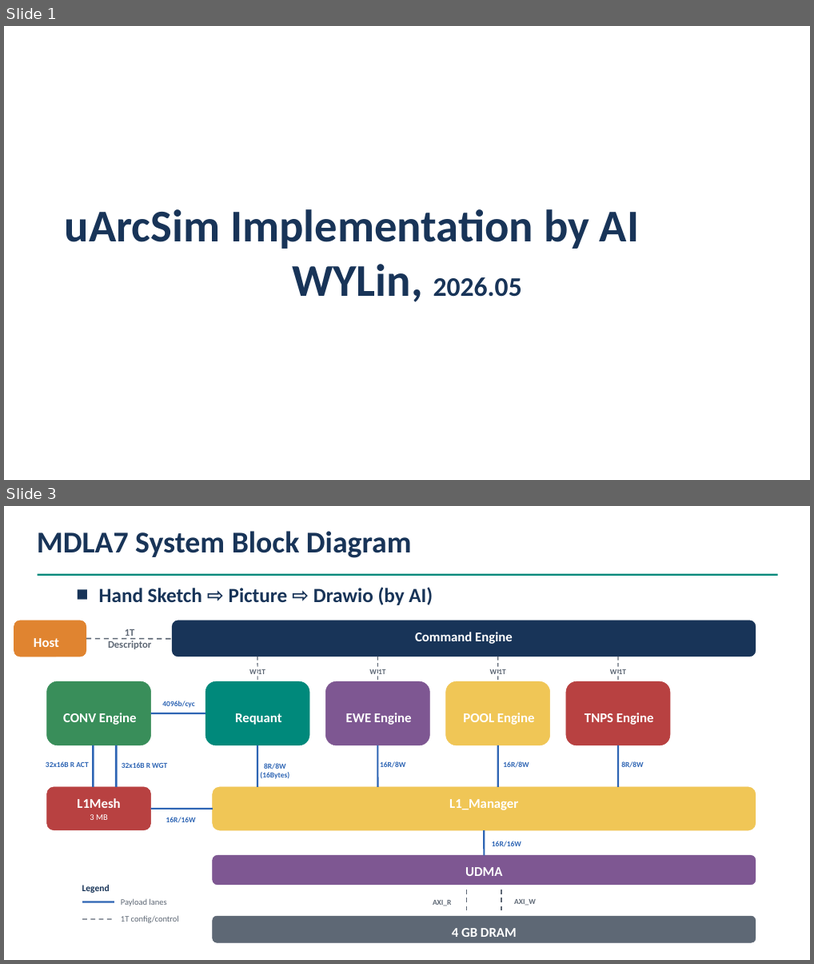
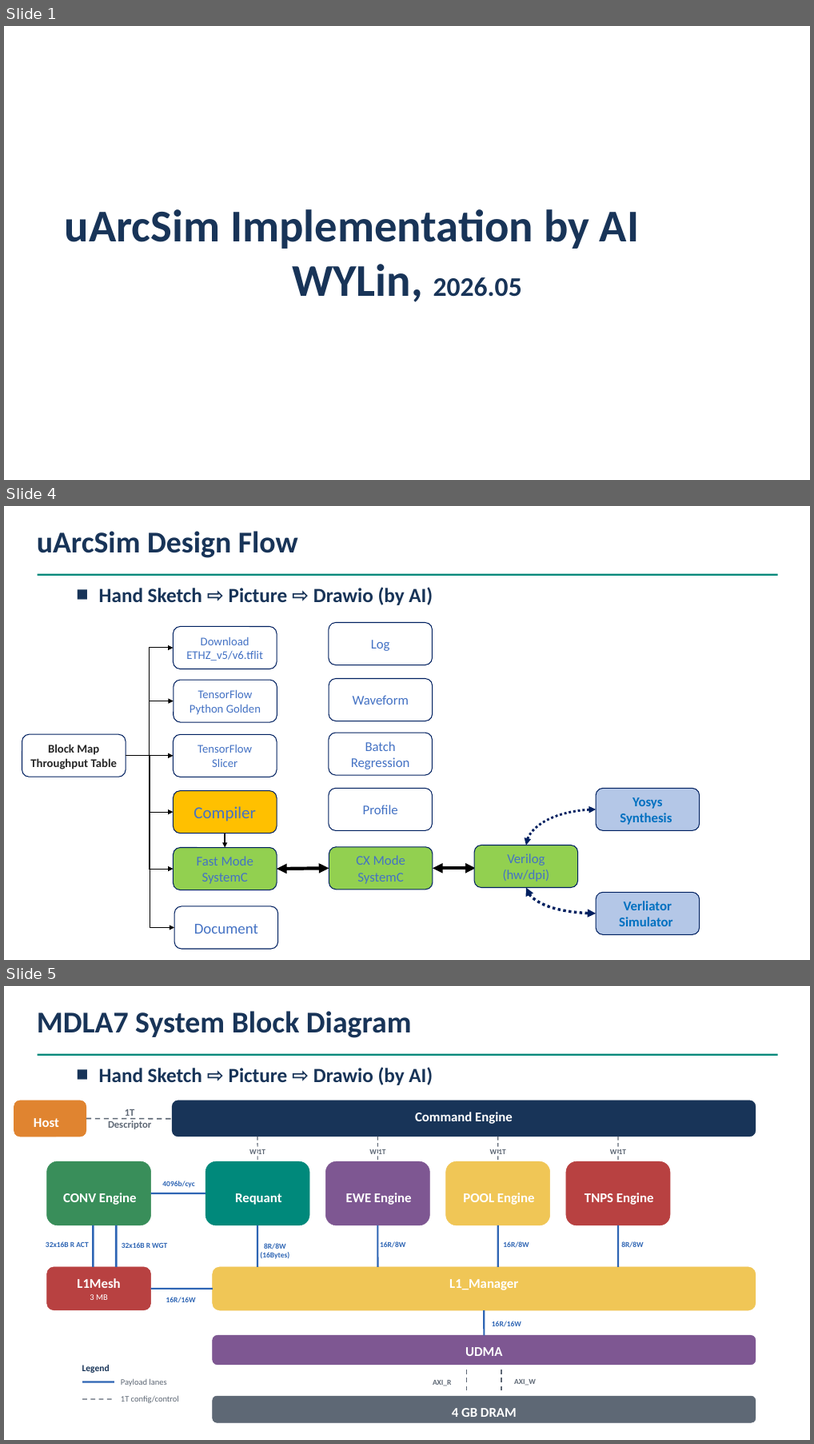
Before and after one commit to cclwylin/mdla7, a slide deck: reports/uArcSim Implementation by AI.pptx. Shown one above the other, each under a label of ours: slides 1 and 3 before the commit, slides 1, 4 and 5 after it; the slides between them are not shown. The pictures are 814x964 and 814x1444 pixels, drawn with LibreOffice and Linux fonts; fonts in the diff are those of the drawing. Boxes give left, top, right and bottom in pixels: in the first picture for what was removed or moved away, otherwise in the second. Text is boxed around its words. In the diff, an @@ line names an element or a change of style, - is before the commit and + after.

```diff
--- a/reports/uArcSim Implementation by AI.pptx
+++ b/reports/uArcSim Implementation by AI.pptx
@@ slide 4 added at (x1=4, y1=506, x2=810, y2=960), background #FFFFFF @@
@@ text added at (x1=37, y1=531, x2=298, y2=558), 36 pt, text #183458, bold @@
+uArcSim Design Flow
@@ rectangle added at (x1=38, y1=574, x2=778, y2=576), fill #00897B @@
@@ text added at (x1=99, y1=587, x2=433, y2=605), 24 pt, text #183458, bold @@
+■ Hand Sketch ⇨ Picture ⇨ Drawio (by AI)
@@ rounded rectangle added at (x1=329, y1=622, x2=432, y2=664), outline #002060 1 pt, 16 pt, text #4472C4 @@
+Log
@@ elbow arrow added from (126, 756) to (174, 648), #000000 1 pt @@
@@ rounded rectangle added at (x1=174, y1=626, x2=277, y2=668), outline #002060 1 pt, 14 pt, text #4472C4 @@
+Download
+ETHZ_v5/v6.tflit
@@ rounded rectangle added at (x1=174, y1=680, x2=277, y2=722), outline #002060 1 pt, 14 pt, text #4472C4 @@
+TensorFlow
+Python Golden
@@ rounded rectangle added at (x1=329, y1=679, x2=432, y2=720), outline #002060 1 pt, 16 pt, text #4472C4 @@
+Waveform
@@ elbow arrow added from (126, 756) to (174, 700), #000000 1 pt @@
@@ rounded rectangle added at (x1=22, y1=734, x2=126, y2=776), outline #002060 1 pt, 14 pt, text #262626, bold @@
+Block Map
+Throughput Table
@@ rounded rectangle added at (x1=174, y1=734, x2=277, y2=776), outline #002060 1 pt, 14 pt, text #4472C4 @@
+TensorFlow
+Slicer
@@ rounded rectangle added at (x1=329, y1=732, x2=432, y2=775), outline #002060 1 pt, 16 pt, text #4472C4 @@
+Batch
+Regression
@@ elbow arrow added from (126, 756) to (174, 756), #000000 1 pt @@
@@ elbow arrow added from (126, 756) to (174, 812), #000000 1 pt @@
@@ elbow arrow added from (126, 756) to (174, 868), #000000 1 pt @@
@@ elbow arrow added from (126, 756) to (174, 927), #000000 1 pt @@
@@ rounded rectangle added at (x1=174, y1=790, x2=277, y2=832), fill #FFC000, outline #002060 1 pt, 20 pt, text #4472C4 @@
+Compiler
@@ rounded rectangle added at (x1=329, y1=788, x2=432, y2=830), outline #002060 1 pt, 16 pt, text #4472C4 @@
+Profile
@@ rounded rectangle added at (x1=596, y1=788, x2=700, y2=830), fill #B4C7E7, outline #002060 1 pt, 16 pt, text #0070C0, bold @@
+Yosys
+Synthesis
@@ curved double arrow added from (596, 809) to (526, 844), #002060 2.75 pt dashed @@
@@ arrow added from (225, 833) to (225, 847), #000000 1.5 pt @@
@@ rounded rectangle added at (x1=174, y1=847, x2=277, y2=889), fill #92D050, outline #002060 1 pt, 16 pt, text #4472C4 @@
+Fast Mode
+SystemC
@@ rounded rectangle added at (x1=330, y1=847, x2=433, y2=889), fill #92D050, outline #002060 1 pt, 16 pt, text #4472C4 @@
+CX Mode
+SystemC
@@ rounded rectangle added at (x1=474, y1=844, x2=578, y2=887), fill #92D050, outline #002060 1 pt, 16 pt, text #4472C4 @@
+Verilog
+(hw/dpi)
@@ double arrow added from (277, 868) to (330, 868), #000000 4 pt @@
@@ double arrow added from (433, 868) to (476, 868), #000000 4 pt @@
@@ curved double arrow added from (526, 887) to (596, 913), #002060 3.25 pt dashed @@
@@ rounded rectangle added at (x1=174, y1=906, x2=278, y2=948), outline #002060 1 pt, 18 pt, text #4472C4 @@
+Document
@@ rounded rectangle added at (x1=596, y1=892, x2=700, y2=934), fill #B4C7E7, outline #002060 1 pt, 16 pt, text #0070C0, bold @@
+Verliator
+Simulator
@@ what was slide 3 is now slide 5 @@
```
Also in this commit, not shown: 4 slides changed, 7 other slides added, 1 slide removed, 20 other files.
